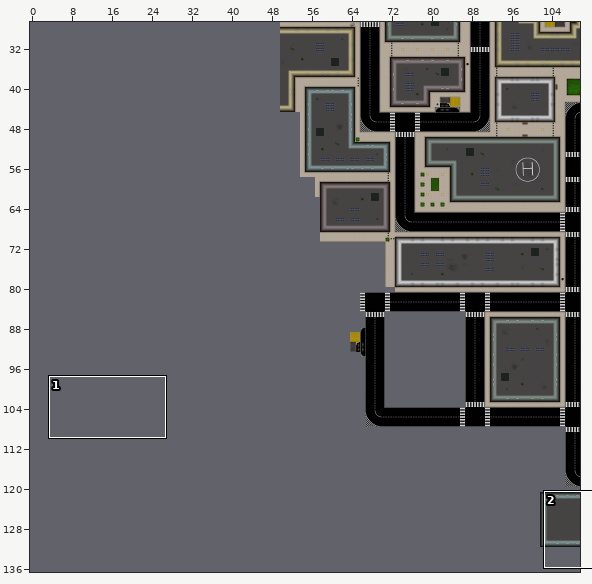
Tiled map -- Assets/maps/level1.tmx. Above: a wide view before the commit, with the close-up outlined.
Close-up. The starting point:
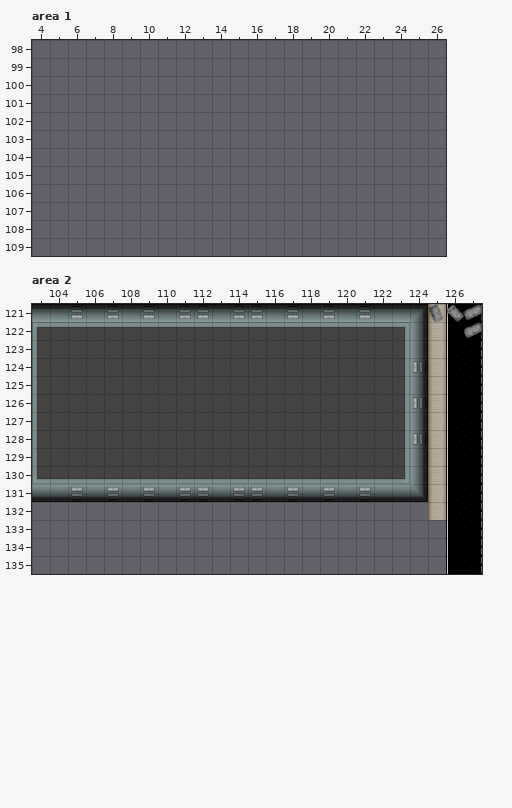
Cells are 32x32 px. Shown: area 1 x 4..26, y 98..109; area 2 x 103..127, y 121..135. The commit also changed other parts of the map, which this record leaves out. The old version is drawn lined up with the new one.
Once edited:
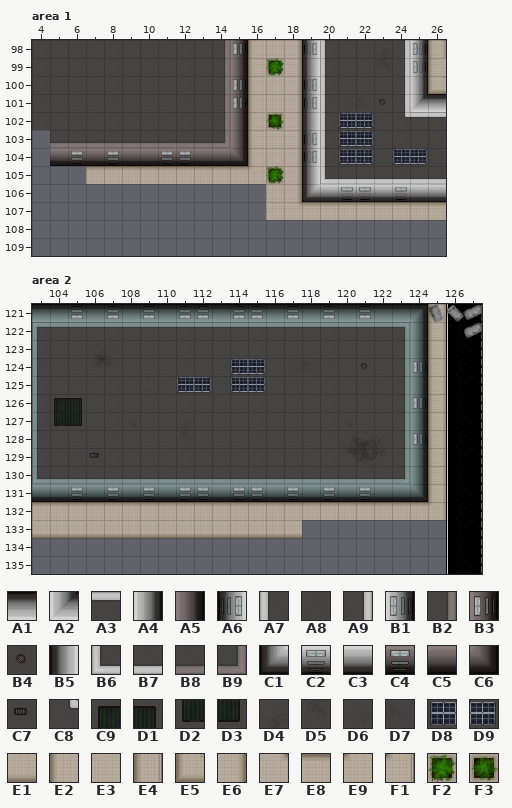
Key: from "buildings": A1 1, A2 3, A3 17, A4 19, A5 24, A6 30, A7 31, A8 32, A9 33, B1 34, B2 38, B3 39, B4 42, B5 45, B6 46, B7 47, B8 52, B9 53, C1 60, C2 62, C3 63, C4 67, C5 68, C6 69, C7 117, C8 165, C9 185, D1 186, D2 200, D3 201, D4 219, D5 234, D6 245, D7 246, D8 247, D9 248; from "roads": E1 6, E2 8, E3 11, E4 12, E5 13, E6 15, E7 16, E8 17, E9 18, F1 78, F2 206, F3 207.
__ is an empty cell.
Tiles replaced or removed in this view: A8, E4.
Changes in this commit:
Changed rows in their new state; .. is an unchanged cell.
map size 175x150 -> 225x150 cells (old content now starts at 50,0; both pictures use the new coordinates)
Layer "Tile Layer 1", area 1:
first column x 4:
 98 A8 A8 A8 A8 A8 A8 A8 A8 A8 A8 B2 B3 E2 E3 E6 .. .. .. .. .. .. .. E4
 99 A8 A8 A8 A8 A8 A8 A8 A8 A8 A8 B2 A5 E2 F2 E6 .. .. .. .. .. .. .. E2
100 A8 A8 A8 A8 A8 A8 A8 A8 A8 A8 B2 B3 E2 E3 E6 .. .. .. .. .. .. .. E5
101 A8 A8 A8 A8 A8 A8 A8 A8 A8 A8 B2 B3 E2 E3 E6 .. .. .. .. .. .. .. ..
102 A8 A8 A8 A8 A8 A8 A8 A8 A8 A8 B2 A5 E2 F3 E6 .. .. .. .. .. .. .. ..
103 .. B8 B8 B8 B8 B8 B8 B8 B8 B8 B9 A5 E2 E3 E6 .. .. .. .. .. .. .. ..
104 .. C5 C4 C5 C4 C5 C5 C4 C4 C5 C5 C6 E2 E3 E6 .. .. .. .. .. .. .. ..
105 .. .. .. E8 E8 E8 E8 E8 E8 E8 E8 E8 E9 F2 E6 .. .. .. .. .. .. .. ..
106 .. .. .. .. .. .. .. .. .. .. .. .. .. E3 E6 .. .. .. .. .. .. .. ..
107 .. .. .. .. .. .. .. .. .. .. .. .. .. E3 E7 E8 E8 E8 E8 E8 E8 E8 E8
Layer "Collisions", area 1:
first column x 19:
 98 A6 A7 A8 A8 D4 A9 B1 ..
 99 B5 A7 A8 A8 D5 A9 B1 ..
100 A6 A7 A8 A8 A8 A9 A4 ..
101 A6 A7 D6 D7 B4 A9 A2 A1
102 B5 A7 D8 D9 A8 C8 A3 A3
103 A6 A7 D8 D9 A8 A8 A8 A8
104 A6 A7 D8 D9 A8 D8 D9 A8
105 B5 B6 B7 B7 B7 B7 B7 B7
106 C1 C3 C2 C2 C3 C2 C3 C3
Layer "Tile Layer 1", area 2:
first column x 103:
132 E8 E8 E8 E8 E8 E8 E8 E8 E8 E8 E8 E8 E8 E8 E8 E8 E8 E8 E8 E8 E8 E8 F1
133 E1 E1 E1 E1 E1 E1 E1 E1 E1 E1 E1 E1 E1 E1 E1 .. .. .. .. .. .. .. ..
Layer "Collisions", area 2:
first column x 104:
124 .. .. .. .. .. .. .. .. .. .. D8 D9 .. .. .. .. .. B4
125 .. .. .. .. .. .. .. D8 D9 .. D8 D9 .. .. .. .. .. ..
126 C9 D1 .. .. .. .. .. .. .. .. .. .. .. .. .. .. .. ..
127 D2 D3 .. .. .. .. .. .. .. .. .. .. .. .. .. .. .. ..
129 .. .. C7 .. .. .. .. .. .. .. .. .. .. .. .. .. .. ..
